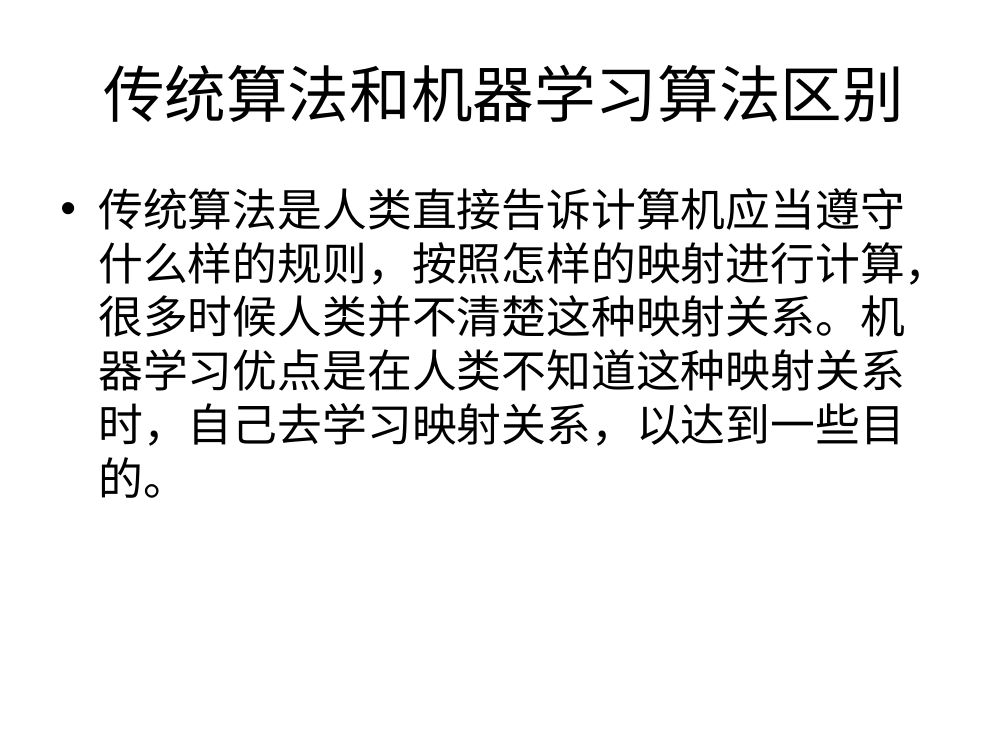
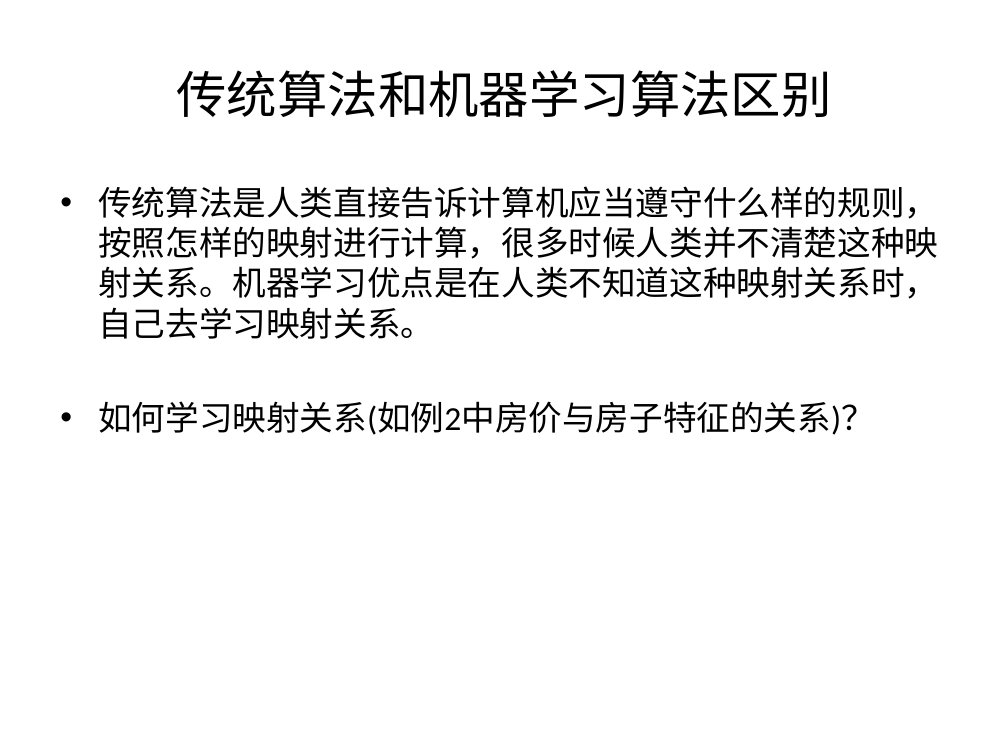
Before and after one commit to logcoding/DeepLearning, a slide deck: slide 7 of 机器学习&深度学习介绍.pptx (slide 4 before the commit). Drawn at 1008x756 pixels with LibreOffice and Linux fonts; fonts in the diff are those of the drawing. Boxes give left, top, right and bottom in pixels: in the first picture for what was removed or moved away, otherwise in the second. Text is boxed around its words. In the diff, an @@ line names an element or a change of style, - is before the commit and + after.

```diff
--- a/机器学习&深度学习介绍.pptx
+++ b/机器学习&深度学习介绍.pptx
@@ title "传统算法和机器学习算法区别" at bbox=[176, 70, 831, 117]: size 44 to 36 pt @@
@@ text at bbox=[98, 186, 938, 435]: text changed; size 32 to 24 pt @@
-• 传统算法是人类直接告诉计算机应当遵守什么样的规则，按照怎样的映射进行计算，很多时候人类并不清楚这种映射关系。机器学习优点是在人类不知道这种映射关系时，自己去学习映射关系，以达到一些目的。
+• 传统算法是人类直接告诉计算机应当遵守什么样的规则，按照怎样的映射进行计算，很多时候人类并不清楚这种映射关系。机器学习优点是在人类不知道这种映射关系时，自己去学习映射关系。
+• 如何学习映射关系(如例2中房价与房子特征的关系)？
```
Also in this commit, not shown: 3 other slides changed, 15 slides added, 3 slides removed, 7 other files.
